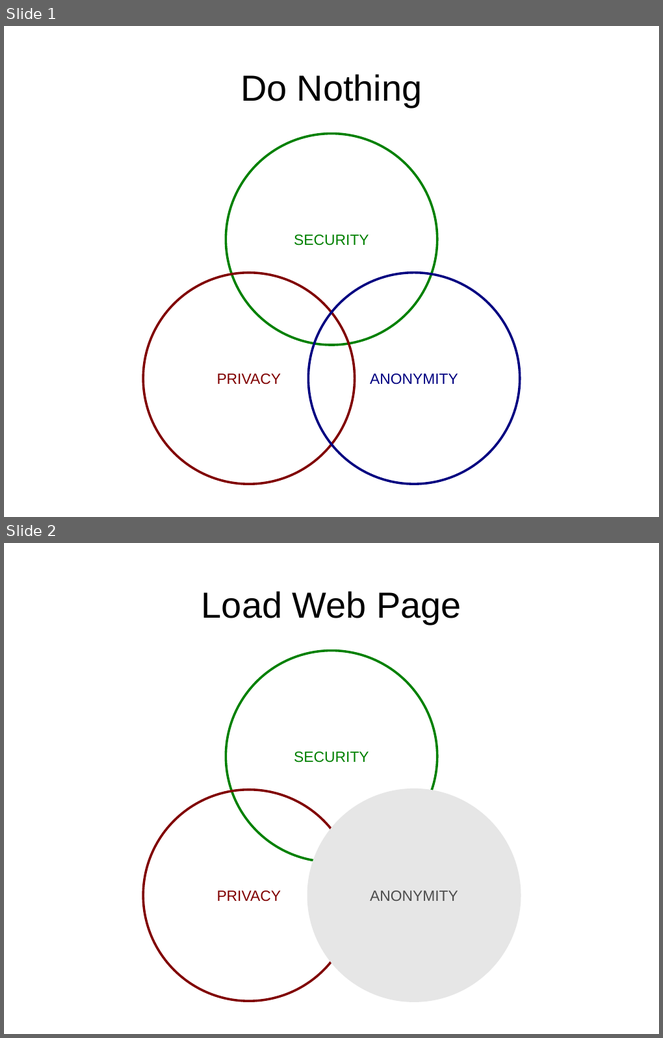
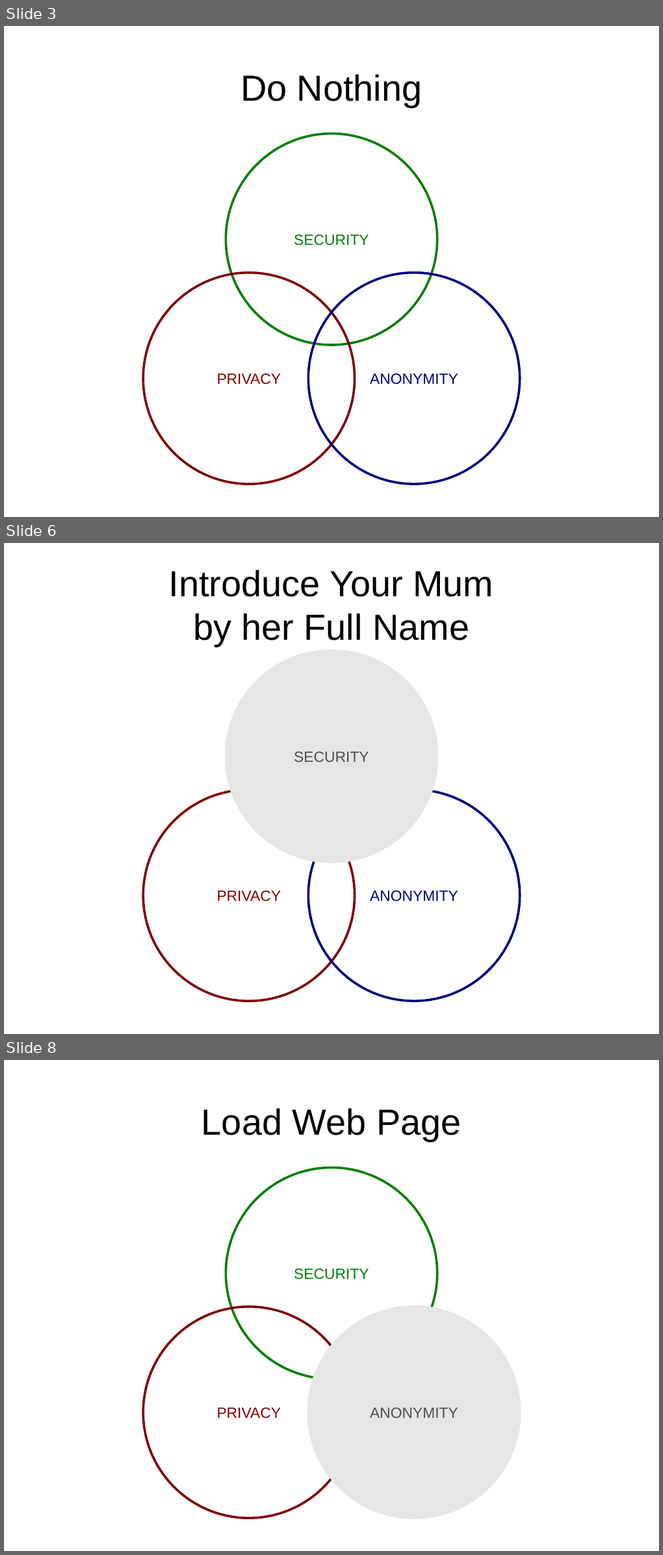
Before and after one commit to bendechrai/preso-security-privacy-anonymity, a slide deck: security-privacy-anonymity.odp. Shown one above the other, each under a label of ours: slides 1 and 2 before the commit, slides 3, 6 and 8 after it; the slides between them are not shown. The pictures are 663x1038 and 663x1555 pixels, drawn with LibreOffice and Linux fonts; fonts in the diff are those of the drawing. Boxes give left, top, right and bottom in pixels: in the first picture for what was removed or moved away, otherwise in the second. Text is boxed around its words. In the diff, an @@ line names an element or a change of style, - is before the commit and + after.

```diff
--- a/security-privacy-anonymity.odp
+++ b/security-privacy-anonymity.odp
@@ slide 6 added at <box>4,543,659,1034</box>, background #FFFFFF @@
@@ title added at <box>169,570,493,646</box>, 44 pt, text #000000 @@
+Introduce Your Mum
+by her Full Name
@@ ellipse added at <box>226,651,438,862</box>, fill #E6E6E6, outline #E6E6E6 2.83 pt, 18 pt, text #4C4C4C @@
+SECURITY
@@ ellipse added at <box>143,790,355,1001</box>, outline #800000 2.83 pt, 18 pt, text #800000 @@
+PRIVACY
@@ ellipse added at <box>308,790,520,1001</box>, outline #000080 2.83 pt, 18 pt, text #000080 @@
+ANONYMITY
@@ what was slide 1 is now slide 3 @@
@@ what was slide 2 is now slide 8 @@
```
Also in this commit, not shown: 10 slides changed, 14 other slides added, 2 slides removed.
